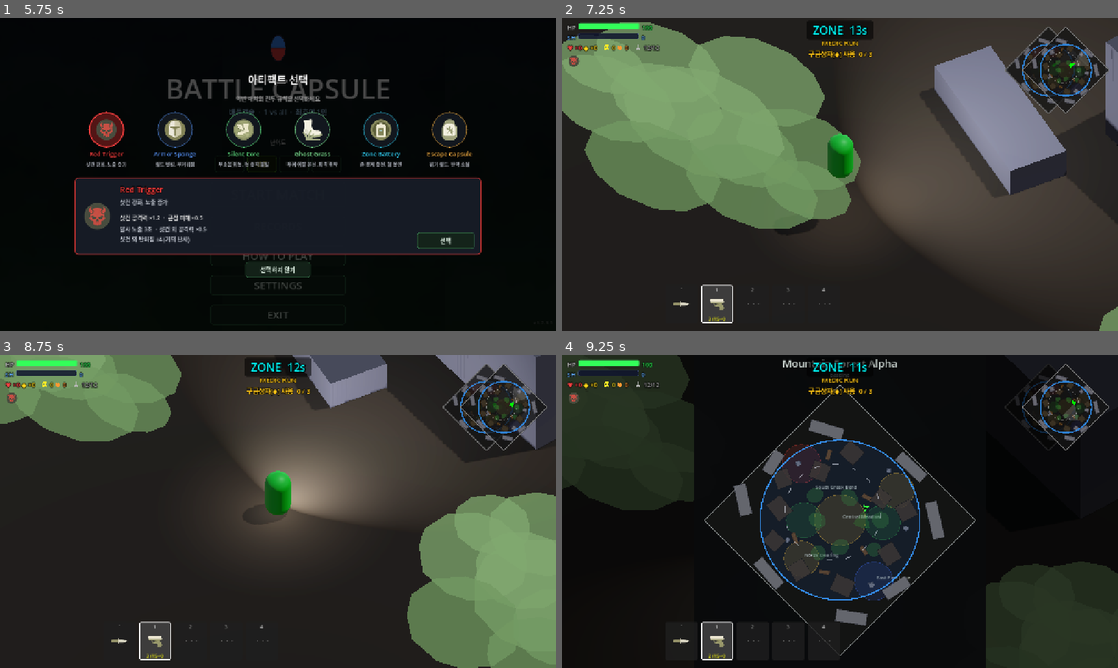
Above: before the commit, frames 1-4 (two rows, left to right).
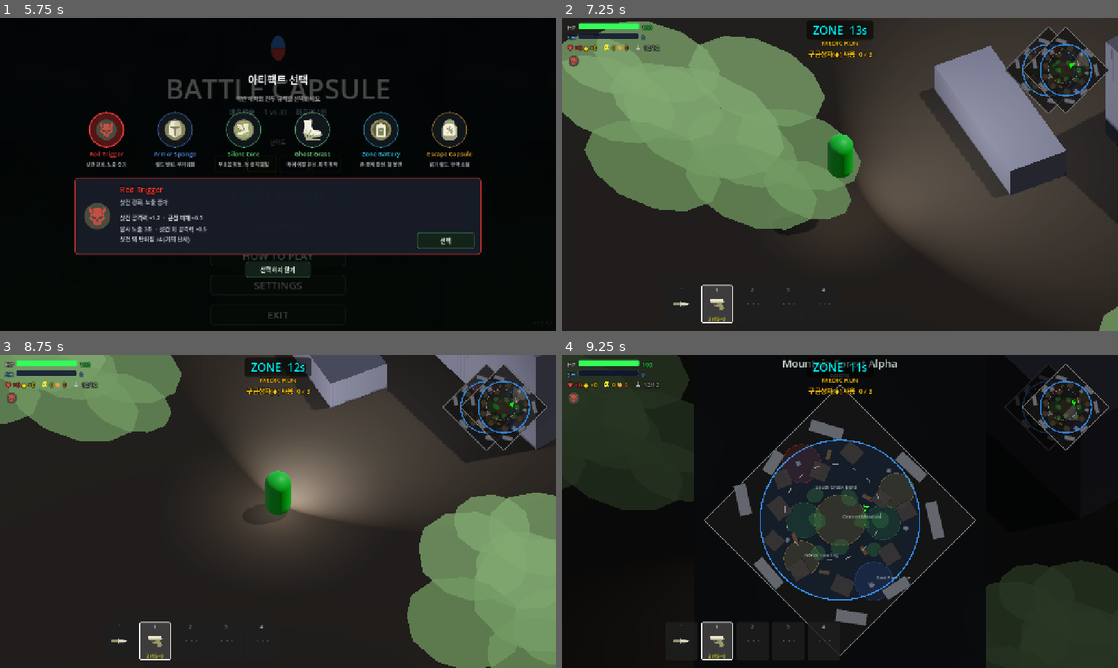
Above: after the commit, the same moments.

Repository: Kyulhee/battle-capsule
Game: Godot game, scene res://src/Main.tscn
Same seed, same stepped clock (60 frames per second), same inputs: the game is played once before the commit and once after it.
Inputs (mouse positions are in pixels of both pictures, inside the frame that each line leads up to):
- Up to frame 1 (5.75 s): click "START MATCH" at 0.5 s; click "START MATCH" at 1.25 s; click "쉬움" at 2 s; click "보통" at 2.75 s; click "어려움" at 3.5 s; click "지옥" at 4.25 s; click "RECORDS" at 5 s
- Up to frame 2 (7.25 s): click "선택" at 5.75 s; tap Enter at 6.5 s; move the mouse to (962, 158) at 6.52 s; press the mouse at (962, 158) at 6.53 s; hold D (ui_right) from 6.53 s (still down); tap Space at 6.77 s
- Up to frame 3 (8.75 s): move the mouse to (166, 527) at 7.27 s; release D (ui_right) at 7.28 s; release the mouse at (166, 527) at 7.28 s; hold S (ui_down) 7.28-8.03 s; tap Q (heal) at 7.35 s; tap Space at 7.52 s; move the mouse to (333, 442) at 8.02 s; hold D (ui_right) from 8.03 s (still down); tap F (interact) at 8.1 s
- Up to frame 4 (9.25 s): move the mouse to (812, 574) at 8.77 s; release D (ui_right) at 8.78 s; hold W (ui_up) from 8.78 s (still down); tap M at 8.85 s; click (812, 574) at 8.92 s; tap Space at 9.02 s

Frame 1 is identical in both runs. In frame 2, 0.1% of the frame differs, in the area x 0-54%, y 1-68%; in frame 3, less than 0.1%; in frame 4, less than 0.1%.

Commit message:
feat: restore core combat and movement audio

Diff:
--- a/src/core/SoundManager.gd
+++ b/src/core/SoundManager.gd
@@ -5,9 +5,11 @@
 # 3D sounds: pass a world position. UI/player sounds: omit position (plays flat 2D).
 
 var asset_catalog = null
+var _stream_cache: Dictionary = {}
 
 func set_asset_catalog(catalog) -> void:
 	asset_catalog = catalog
+	_stream_cache.clear()
 
 func play(sound_name: String, pos: Vector3 = Vector3.ZERO):
 	var stream = _try_load_file(sound_name)
@@ -31,23 +33,30 @@
 	play(sound_id, pos)
 
 func _try_load_file(sound_name: String) -> AudioStream:
+	if _stream_cache.has(sound_name):
+		return _stream_cache[sound_name]
+
 	if asset_catalog and asset_catalog.has_method("get_audio_path"):
 		var catalog_path = asset_catalog.get_audio_path(sound_name)
 		var catalog_stream = _load_stream(catalog_path)
 		if catalog_stream:
+			_stream_cache[sound_name] = catalog_stream
 			return catalog_stream
 
 	var path = "res://assets/sfx/" + sound_name + ".wav"
 	var legacy_stream = _load_stream(path)
 	if legacy_stream:
+		_stream_cache[sound_name] = legacy_stream
 		return legacy_stream
 	return null
 
 func _load_stream(path: String) -> AudioStream:
 	if path == "":
 		return null
-	if ResourceLoader.exists(path) or FileAccess.file_exists(path):
+	if ResourceLoader.exists(path):
 		return load(path)
+	if FileAccess.file_exists(path) and path.get_extension().to_lower() == "wav":
+		return AudioStreamWAV.load_from_file(path)
 	return null
 
 func _play_3d(stream: AudioStream, pos: Vector3):
--- a/tools/verify_ai_arena_traffic_runtime.gd
+++ b/tools/verify_ai_arena_traffic_runtime.gd
@@ -3,6 +3,7 @@
 
 const EXPECTED_BOTS := 4
 const PROBE_TIMEOUT_SECONDS := 12.0
+const WALL_CLEAR_Z := 35.0
 const ARRIVAL_DISTANCE := {
 	"open_traffic_4": 4.5,
 	"wall_traffic_4": 5.0,
@@ -50,8 +51,11 @@
 	player.set_physics_process(false)
 
 	var minimum_distances := {}
+	var wall_crossed := {}
 	for bot in bots:
-		minimum_distances[bot.get_instance_id()] = bot.global_position.distance_to(player.global_position)
+		var bot_id := bot.get_instance_id()
+		minimum_distances[bot_id] = bot.global_position.distance_to(player.global_position)
+		wall_crossed[bot_id] = false
 		bot.stats.attack_range = 0.5
 		bot.stats.current_ammo = max(1, bot.stats.current_ammo)
 		_force_chase(bot, player)
@@ -77,7 +81,14 @@
 			var bot_id := bot.get_instance_id()
 			var distance: float = float(bot.global_position.distance_to(player.global_position))
 			minimum_distances[bot_id] = minf(float(minimum_distances[bot_id]), distance)
-			if float(minimum_distances[bot_id]) > arrival_distance:
+			if preset == "wall_traffic_4":
+				wall_crossed[bot_id] = bool(wall_crossed[bot_id]) or bot.global_position.z >= WALL_CLEAR_Z
+			var arrived := (
+				bool(wall_crossed[bot_id])
+				if preset == "wall_traffic_4"
+				else float(minimum_distances[bot_id]) <= arrival_distance
+			)
+			if not arrived:
 				all_arrived = false
 				_force_chase(bot, player)
 		if all_arrived:
--- /dev/null
+++ b/tools/verify_audio_catalog_assets.gd
@@ -0,0 +1,58 @@
+extends SceneTree
+
+
+const REQUIRED_AUDIO := {
+	"shoot.pistol": "res://assets/sfx/weapons/pistol_shoot.wav",
+	"shoot.ar": "res://assets/sfx/weapons/ar_shoot.wav",
+	"shoot.shotgun": "res://assets/sfx/weapons/shotgun_shoot.wav",
+	"shoot.railgun": "res://assets/sfx/weapons/railgun_shoot.wav",
+	"footstep.grass": "res://assets/sfx/footsteps/grass_01.wav",
+	"footstep.dirt": "res://assets/sfx/footsteps/dirt_01.wav",
+	"footstep.stone": "res://assets/sfx/footsteps/stone_01.wav",
+}
+
+
+func _init() -> void:
+	var asset_catalog_script = load("res://src/core/AssetCatalog.gd")
+	var sound_manager_script = load("res://src/core/SoundManager.gd")
+	var asset_catalog = asset_catalog_script.new()
+	asset_catalog.load_or_default()
+
+	if asset_catalog.missing_count() != 0:
+		_fail("Audio asset promotion must leave no configured catalog paths missing.")
+		return
+
+	var sound_manager = sound_manager_script.new()
+	sound_manager.set_asset_catalog(asset_catalog)
+	for sound_id in REQUIRED_AUDIO:
+		var expected_path := String(REQUIRED_AUDIO[sound_id])
+		var catalog_path := String(asset_catalog.get_audio_path(sound_id))
+		if catalog_path != expected_path:
+			_fail("%s path mismatch: expected %s, got %s." % [
+				sound_id,
+				expected_path,
+				catalog_path,
+			])
+			return
+		if not FileAccess.file_exists(catalog_path):
+			_fail("%s runtime file is missing: %s." % [sound_id, catalog_path])
+			return
+		var stream = sound_manager._try_load_file(sound_id)
+		if not stream is AudioStream:
+			_fail("%s did not load as AudioStream." % sound_id)
+			return
+		if stream.get_length() <= 0.05:
+			_fail("%s stream is empty or too short." % sound_id)
+			return
+		if sound_manager._try_load_file(sound_id) != stream:
+			_fail("%s did not reuse its cached stream." % sound_id)
+			return
+
+	sound_manager.free()
+	print("Audio catalog asset smoke passed: %d streams, missing=0." % REQUIRED_AUDIO.size())
+	quit(0)
+
+
+func _fail(message: String) -> void:
+	push_error(message)
+	quit(1)
Not shown, added: assets/sfx/footsteps/dirt_01.wav
Not shown, added: assets/sfx/footsteps/grass_01.wav
Not shown, added: assets/sfx/footsteps/stone_01.wav
Not shown, added: assets/sfx/weapons/ar_shoot.wav
Not shown, added: assets/sfx/weapons/pistol_shoot.wav
Not shown, added: assets/sfx/weapons/railgun_shoot.wav
Not shown, added: assets/sfx/weapons/shotgun_shoot.wav
Not shown, changed: docs/CURRENT.md
Not shown, changed: docs/DEVLOG.md
Not shown, changed: docs/MASTERPLAN.md
Not shown, changed: docs/PLAYTEST.md
Not shown, changed: docs/assets/ASSET_STATUS.md
(and 2 more such lines)
